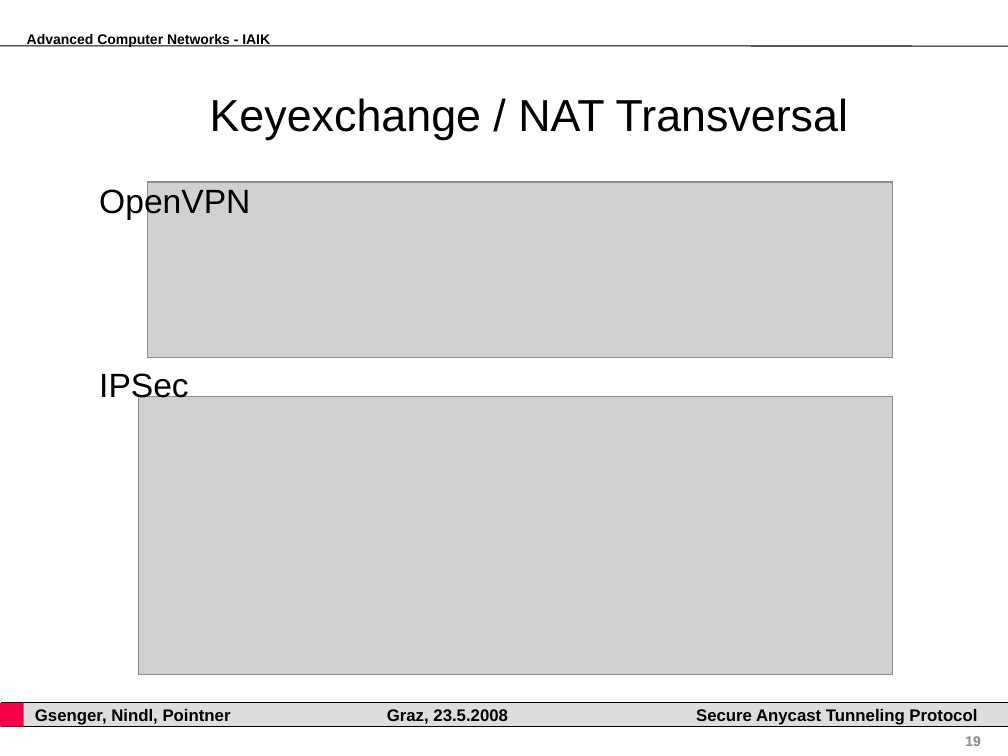
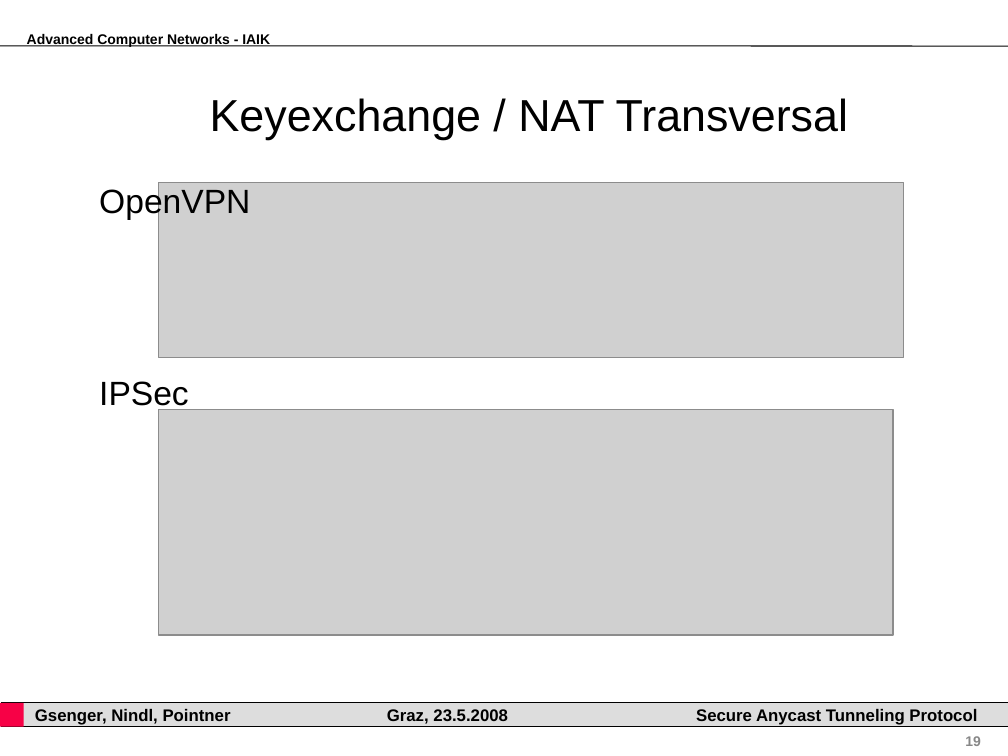
Before and after one commit to pyhedgehog/anytun, a slide deck: slide 19 of papers/acn.ppt. Drawn at 1008x756 pixels with LibreOffice and Linux fonts; fonts in the diff are those of the drawing; grey boxes stand for pictures; background and template pictures are left out. Boxes give left, top, right and bottom in pixels: in the first picture for what was removed or moved away, otherwise in the second. Text is boxed around its words. In the diff, an @@ line names an element or a change of style, - is before the commit and + after.

Commit message:
fixed connection to packtes @ key exchange / Nat Transversal slide

```diff
--- a/papers/acn.ppt
+++ b/papers/acn.ppt
@@ text "OpenVPN" rewrapped from bbox=[99, 186, 250, 404] to bbox=[99, 186, 250, 412] @@
@@ picture: place and size @@
-picture at bbox=[148, 182, 893, 358]
+picture at bbox=[158, 182, 903, 358]
@@ picture: place and size @@
-picture at bbox=[139, 397, 893, 675]
+picture at bbox=[158, 409, 892, 635]
```
Also in this commit, not shown: 1 other slide changed, 2 other files.
